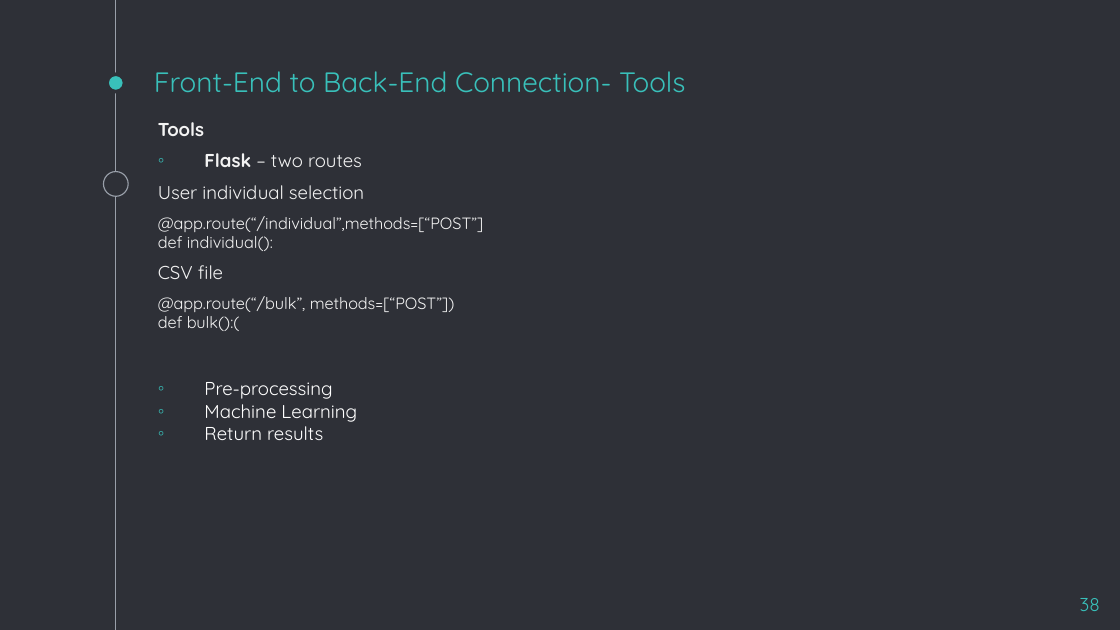
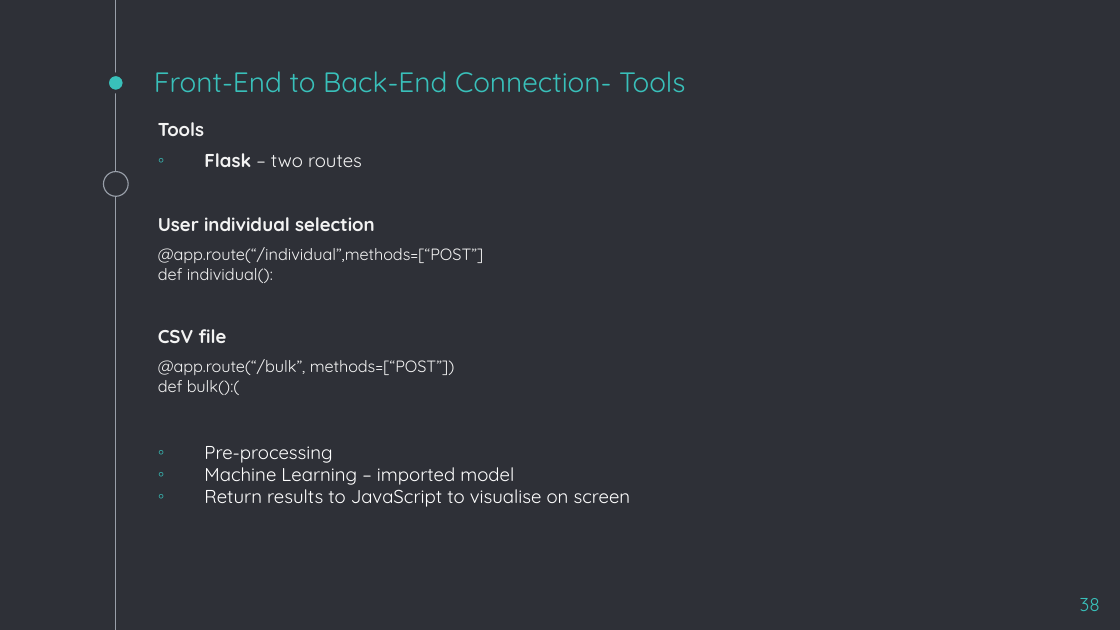
Before and after one commit to jMacProd/Machine-Learning-Credit-Card-Churn, a slide deck: slide 38 of Final Project - Presentation.pptx. Drawn at 1120x630 pixels with LibreOffice and Linux fonts; fonts in the diff are those of the drawing. Boxes give left, top, right and bottom in pixels: in the first picture for what was removed or moved away, otherwise in the second. Text is boxed around its words. In the diff, an @@ line names an element or a change of style, - is before the commit and + after.

```diff
--- a/Final Project - Presentation.pptx
+++ b/Final Project - Presentation.pptx
@@ text at [158, 217, 375, 343]: bold on in "User individual selection", "CSV file" @@
@@ text at [204, 461, 631, 507]: text changed @@
-◦ Machine Learning
-◦ Return results
+◦ Machine Learning – imported model
+◦ Return results to JavaScript to visualise on screen
```
Also in this commit, not shown: 1 slide added, 1 slide removed, 3 other files.
